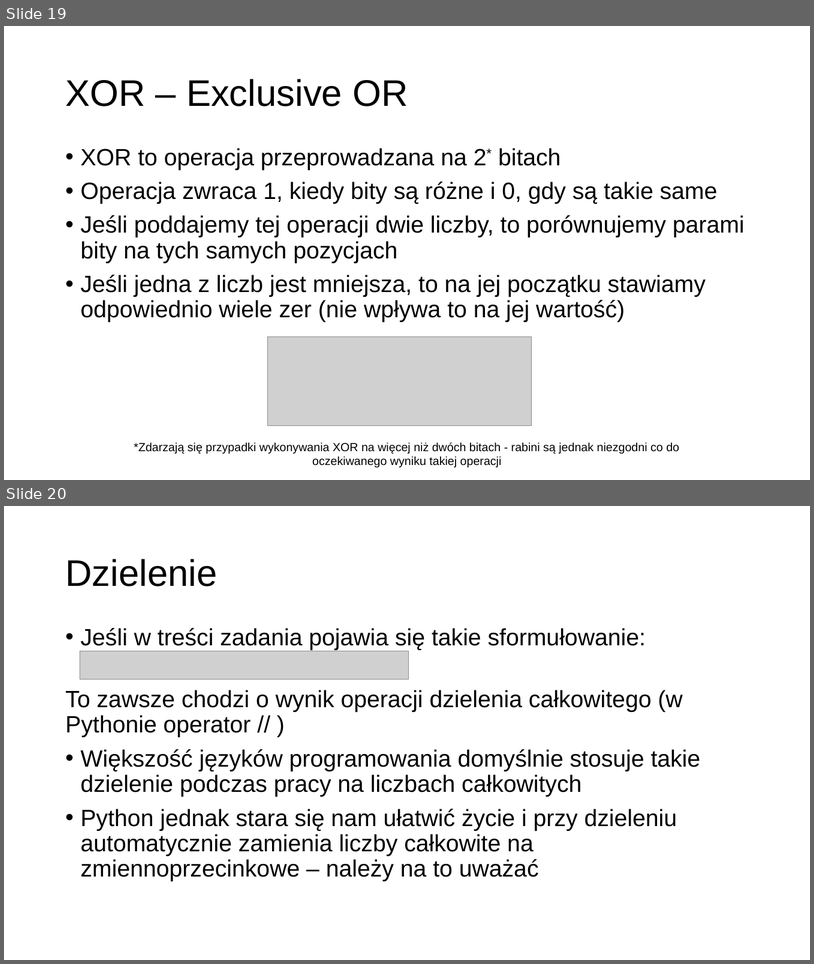
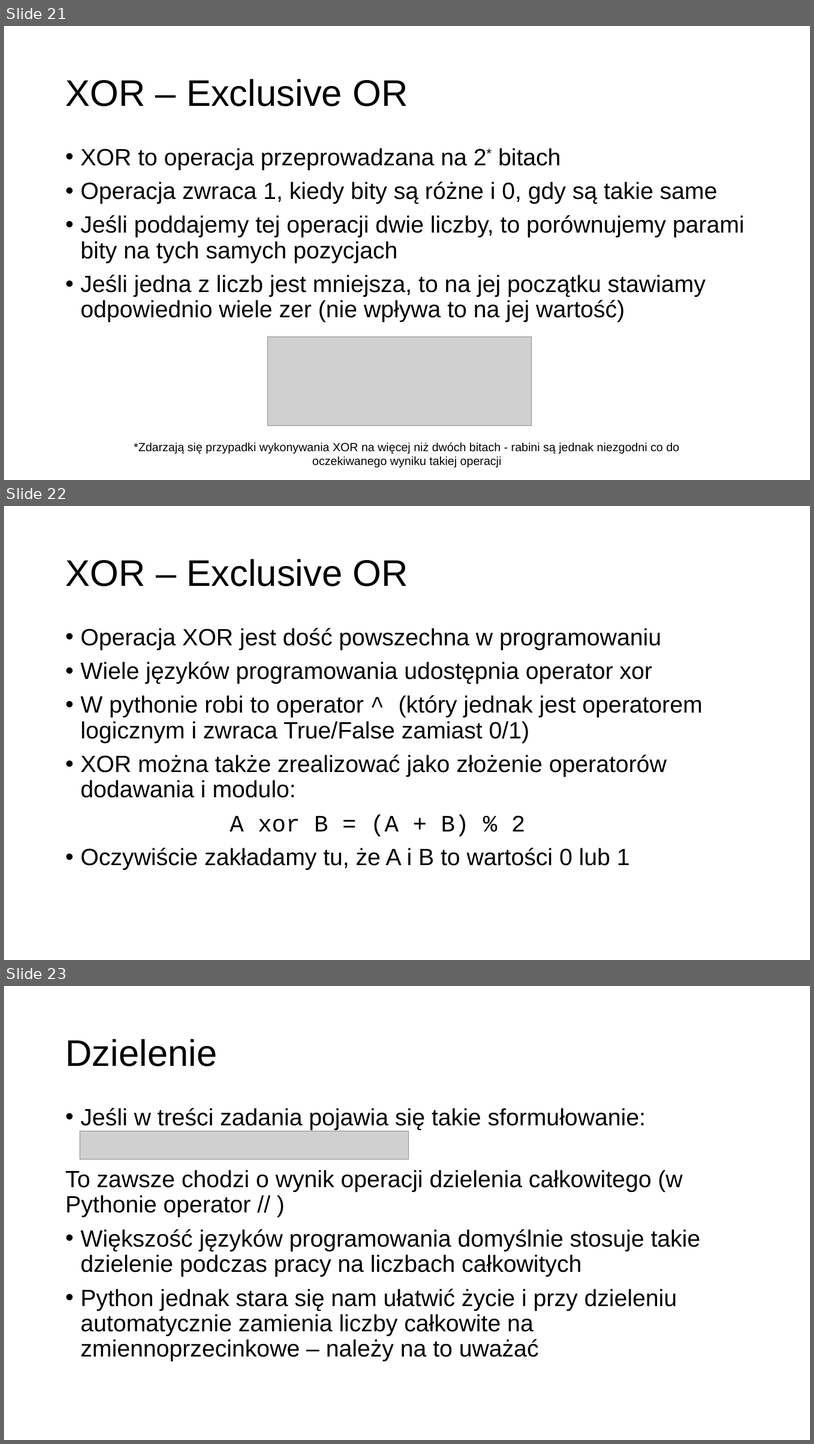
Before and after one commit to MikoStoro/ETI_Academy_Matura, a slide deck: prezentacje/Prezentacja2.pptx. Shown one above the other, each under a label of ours: slides 19 and 20 before the commit, slides 21, 22 and 23 after it. The pictures are 814x964 and 814x1444 pixels, drawn with LibreOffice and Linux fonts; fonts in the diff are those of the drawing; grey boxes stand for pictures; background and template pictures are left out. Boxes give left, top, right and bottom in pixels: in the first picture for what was removed or moved away, otherwise in the second. Text is boxed around its words. In the diff, an @@ line names an element or a change of style, - is before the commit and + after.

```diff
--- a/prezentacje/Prezentacja2.pptx
+++ b/prezentacje/Prezentacja2.pptx
@@ slide 22 added at (x1=4, y1=506, x2=810, y2=960), background picture (left out) @@
@@ title added at (x1=65, y1=559, x2=408, y2=586), 44 pt, text #000000 @@
+XOR – Exclusive OR
@@ text added at (x1=81, y1=628, x2=702, y2=870), 28 pt, text #000000 @@
+• Operacja XOR jest dość powszechna w programowaniu
+• Wiele języków programowania udostępnia operator xor
+• W pythonie robi to operator ^ (który jednak jest operatorem logicznym i zwraca True/False zamiast 0/1)
+• XOR można także zrealizować jako złożenie operatorów dodawania i modulo:
+A xor B = (A + B) % 2
+• Oczywiście zakładamy tu, że A i B to wartości 0 lub 1
@@ what was slide 19 is now slide 21 @@
@@ what was slide 20 is now slide 23 @@
```
Also in this commit, not shown: 2 slides changed, 13 other slides added, 3 slides removed, 4 other files.
